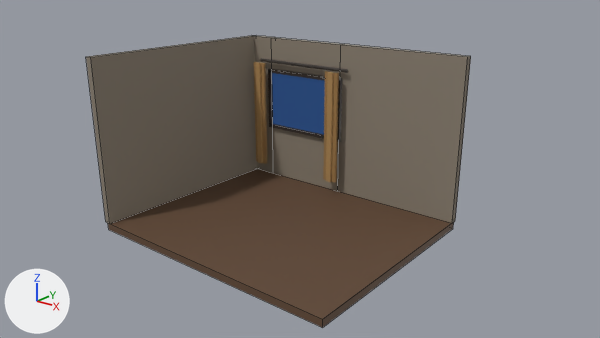
The Blender file Blender/CozyRoomDiorama/cozyroomdiorama.blend: old version first, new version second.
The view is the same before and after, from the file's camera 'Camera_Hero'. Lighting does not change. The marker at lower left points along +X, +Y and +Z. The older version comes first. Mesh edges are drawn as thin lines on the coarser meshes.

In view in the first picture: 'Curtain_L_1', 'Curtain_R_2', 'Curtain_R_3', 'Floor', 'Wall_Back_Bottom', 'Wall_Back_Left', 'Wall_Back_Right', 'Wall_Back_Top', 'Wall_Left', 'Window_Glass' and 8 more.
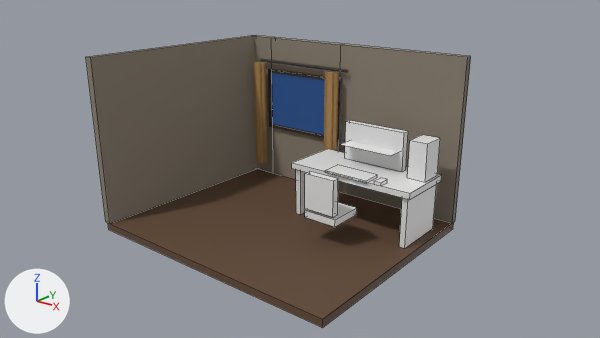
Patch to the scene script:
```diff
--- a/Blender/CozyRoomDiorama/cozyroomdiorama.blend.py
+++ b/Blender/CozyRoomDiorama/cozyroomdiorama.blend.py
@@ me_chair_back_mesh @@
+me_chair_back_mesh.from_pydata(...)  # a box spanning x -1.0..1.0, y -1.0..1.0, z -1.0..1.0
@@ me_chair_seat_mesh @@
+me_chair_seat_mesh.from_pydata(...)  # a box spanning x -1.0..1.0, y -1.0..1.0, z -1.0..1.0
@@ me_pc_tower_mesh @@
+me_pc_tower_mesh.from_pydata(...)  # a box spanning x -1.0..1.0, y -1.0..1.0, z -1.0..1.0
@@ me_mouse_mesh @@
+me_mouse_mesh.from_pydata(...)  # a box spanning x -1.0..1.0, y -1.0..1.0, z -1.0..1.0
@@ me_keyboard_mesh @@
+me_keyboard_mesh.from_pydata(...)  # a box spanning x -1.0..1.0, y -1.0..1.0, z -1.0..1.0
@@ me_monitor_screen_mesh @@
+me_monitor_screen_mesh.from_pydata([(-1.0, -1.0, 0.0), (1.0, -1.0, 0.0), (1.0, 1.0, 0.0), (-1.0, 1.0, 0.0)], [], [(0, 1, 2, 3)])
@@ me_monitor_body_mesh @@
+me_monitor_body_mesh.from_pydata(...)  # a box spanning x -1.0..1.0, y -1.0..1.0, z -1.0..1.0
@@ me_desk_leg_r_mesh @@
+me_desk_leg_r_mesh.from_pydata(...)  # a box spanning x -1.0..1.0, y -1.0..1.0, z -1.0..1.0
@@ me_desk_leg_l_mesh @@
+me_desk_leg_l_mesh.from_pydata(...)  # a box spanning x -1.0..1.0, y -1.0..1.0, z -1.0..1.0
@@ me_desk_top_mesh @@
+me_desk_top_mesh.from_pydata(...)  # a box spanning x -1.0..1.0, y -1.0..1.0, z -1.0..1.0
@@ ob_chair_back @@
+ob_chair_back = bpy.data.objects.new('Chair_Back', me_chair_back_mesh)
+ob_chair_back.location = (1.0, -0.25, 0.83)
+ob_chair_back.scale = (0.26, 0.06, 0.28)
@@ ob_chair_seat @@
+ob_chair_seat = bpy.data.objects.new('Chair_Seat', me_chair_seat_mesh)
+ob_chair_seat.location = (1.0, 0.0, 0.45)
+ob_chair_seat.scale = (0.28, 0.28, 0.06)
@@ ob_pc_tower @@
+ob_pc_tower = bpy.data.objects.new('PC_Tower', me_pc_tower_mesh)
+ob_pc_tower.location = (1.9, 1.15, 1.21)
+ob_pc_tower.scale = (0.15, 0.2, 0.3)
@@ ob_mouse @@
+ob_mouse = bpy.data.objects.new('Mouse', me_mouse_mesh)
+ob_mouse.location = (1.55, 0.5, 0.93)
+ob_mouse.scale = (0.06, 0.09, 0.025)
@@ ob_keyboard @@
+ob_keyboard = bpy.data.objects.new('Keyboard', me_keyboard_mesh)
+ob_keyboard.location = (1.0, 0.52, 0.93)
+ob_keyboard.scale = (0.38, 0.16, 0.02)
@@ ob_monitor_screen @@
+ob_monitor_screen = bpy.data.objects.new('Monitor_Screen', me_monitor_screen_mesh)
+ob_monitor_screen.location = (1.0, 1.13, 1.23)
+ob_monitor_screen.scale = (0.48, 0.26, 1.0)
@@ ob_monitor_body @@
+ob_monitor_body = bpy.data.objects.new('Monitor_Body', me_monitor_body_mesh)
+ob_monitor_body.location = (1.0, 1.2, 1.23)
+ob_monitor_body.scale = (0.55, 0.06, 0.32)
@@ ob_desk_leg_r @@
+ob_desk_leg_r = bpy.data.objects.new('Desk_Leg_R', me_desk_leg_r_mesh)
+ob_desk_leg_r.location = (2.0, 0.9, 0.43)
+ob_desk_leg_r.scale = (0.05, 0.45, 0.43)
@@ ob_desk_leg_l @@
+ob_desk_leg_l = bpy.data.objects.new('Desk_Leg_L', me_desk_leg_l_mesh)
+ob_desk_leg_l.location = (0.0, 0.9, 0.43)
+ob_desk_leg_l.scale = (0.05, 0.45, 0.43)
@@ ob_desk_top @@
+ob_desk_top = bpy.data.objects.new('Desk_Top', me_desk_top_mesh)
+ob_desk_top.location = (1.0, 0.9, 0.86)
+ob_desk_top.scale = (1.1, 0.5, 0.05)
```

Pixel boxes (x1, y1, x2, y2) of what changed, in the pictures (600 x 338 px):
'Desk_Top', added
    after: (292, 149, 442, 200)
'Monitor_Body', added
    after: (345, 120, 408, 172)
'Desk_Leg_R', added
    after: (399, 184, 436, 248)
'Chair_Back', added
    after: (305, 171, 338, 217)
'PC_Tower', added
    after: (407, 135, 440, 182)
'Chair_Seat', added
    after: (305, 202, 357, 227)
'Keyboard', added
    after: (325, 165, 377, 183)
'Desk_Leg_L', added
    after: (296, 170, 306, 215)
'Monitor_Screen', added
    after: (339, 141, 398, 156)
'Mouse', added
    after: (374, 178, 387, 185)
